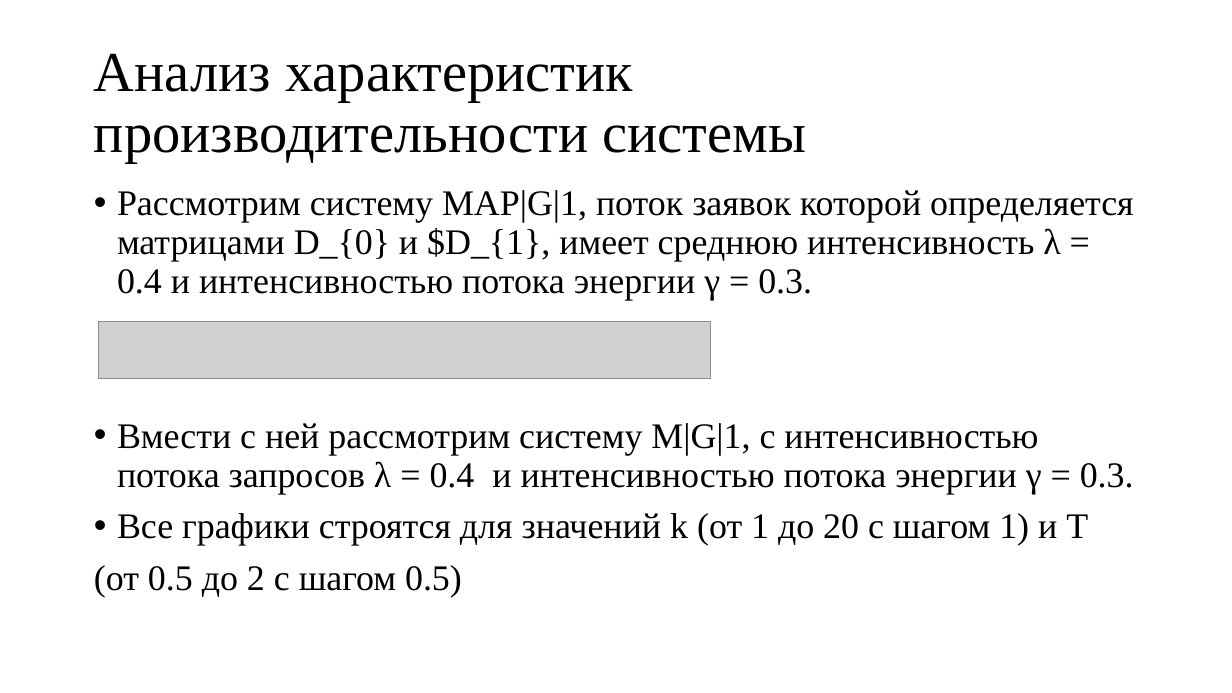
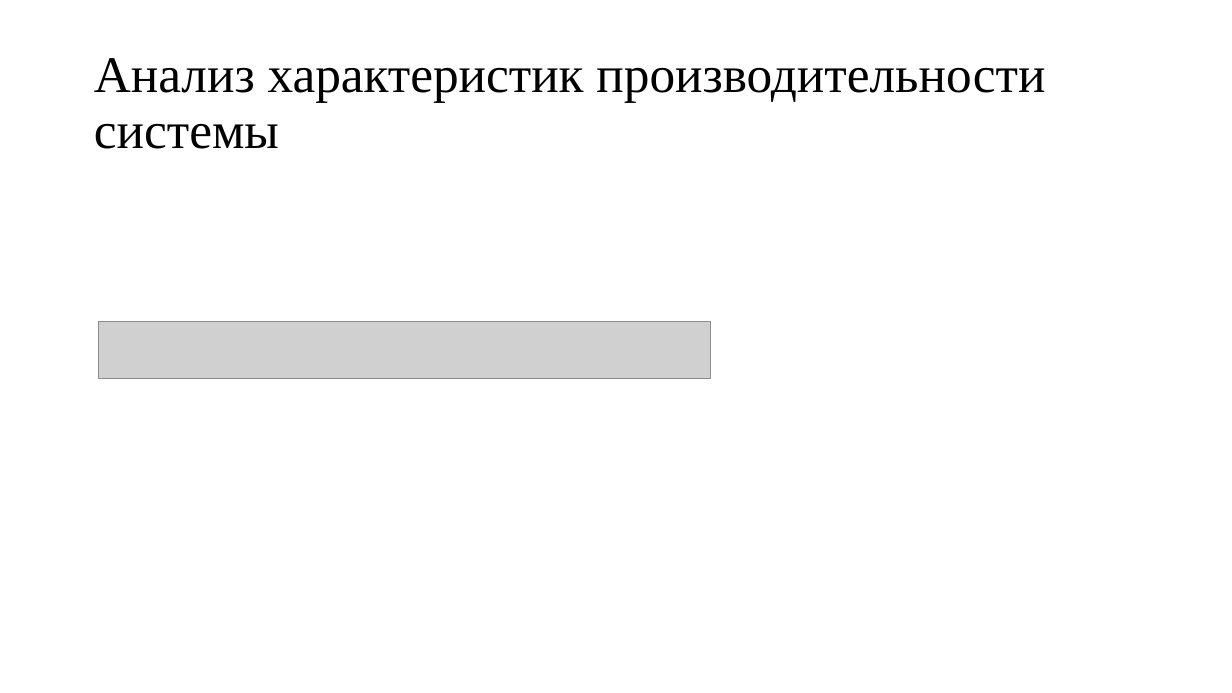
Before and after one commit to san4ezgig/Course-work, a slide deck: slide 16 of Предзащита/Исследование системы MAP.pptx (slide 8 before the commit). Drawn at 1232x693 pixels with LibreOffice and Linux fonts; fonts in the diff are those of the drawing; grey boxes stand for pictures. Boxes give left, top, right and bottom in pixels: in the first picture for what was removed or moved away, otherwise in the second. Text is boxed around its words. In the diff, an @@ line names an element or a change of style, - is before the commit and + after.

```diff
--- a/Предзащита/Исследование системы MAP.pptx
+++ b/Предзащита/Исследование системы MAP.pptx
@@ title "Анализ характеристик производительности системы" at <box>94,58,1045,149</box>: size 44 to 40 pt @@
@@ text removed at <box>94,190,1134,597</box> @@
-• Рассмотрим систему MAP|G|1, поток заявок которой определяется матрицами D_{0} и $D_{1}, имеет среднюю интенсивность λ = 0.4 и интенсивностью потока энергии γ = 0.3.
-• Вмести с ней рассмотрим систему M|G|1, с интенсивностью потока запросов λ = 0.4 и интенсивностью потока энергии γ = 0.3.
-• Все графики строятся для значений k (от 1 до 20 с шагом 1) и T
-(от 0.5 до 2 с шагом 0.5)
```
Also in this commit, not shown: 4 other slides changed, 10 slides added, 2 slides removed, 13 other files.
